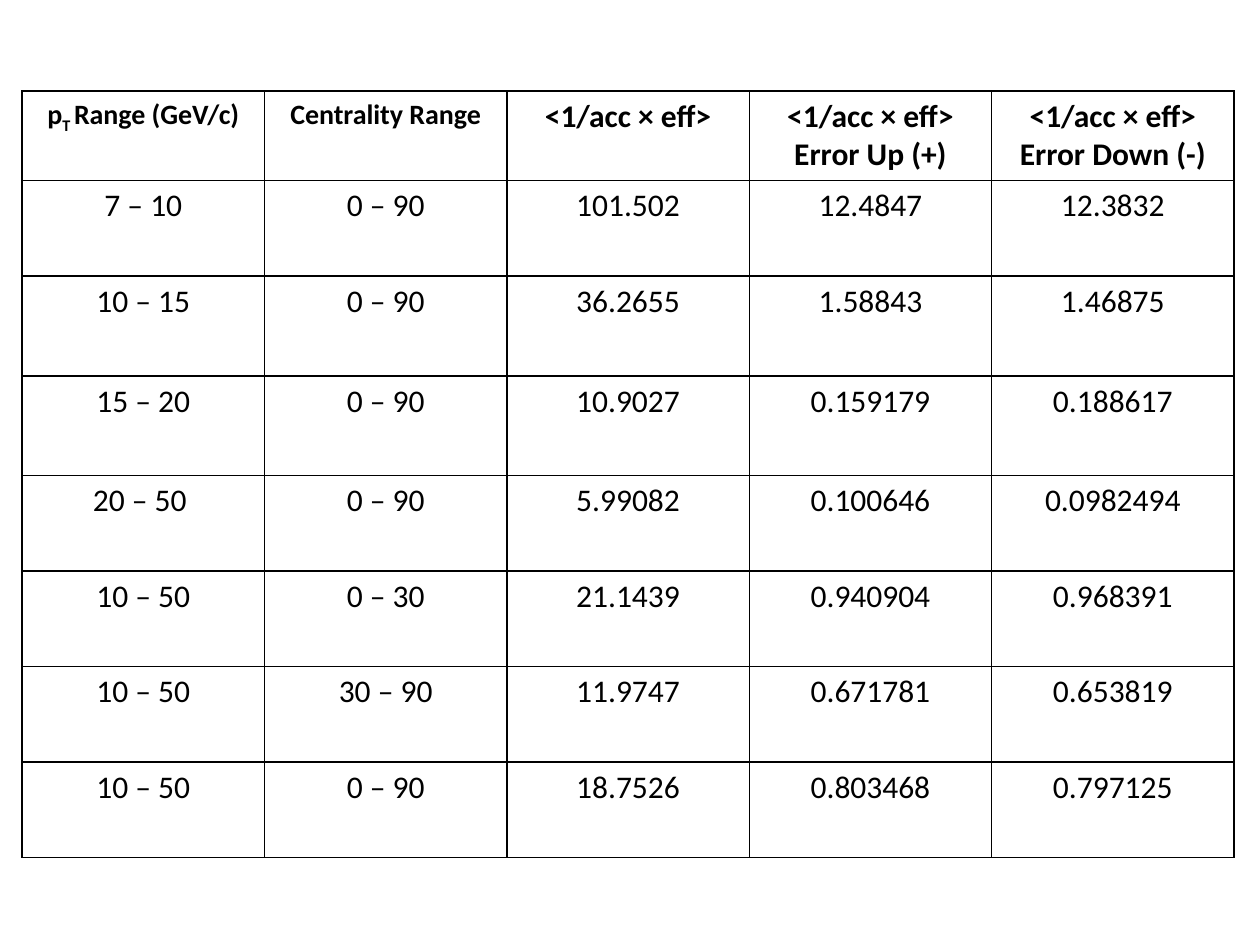
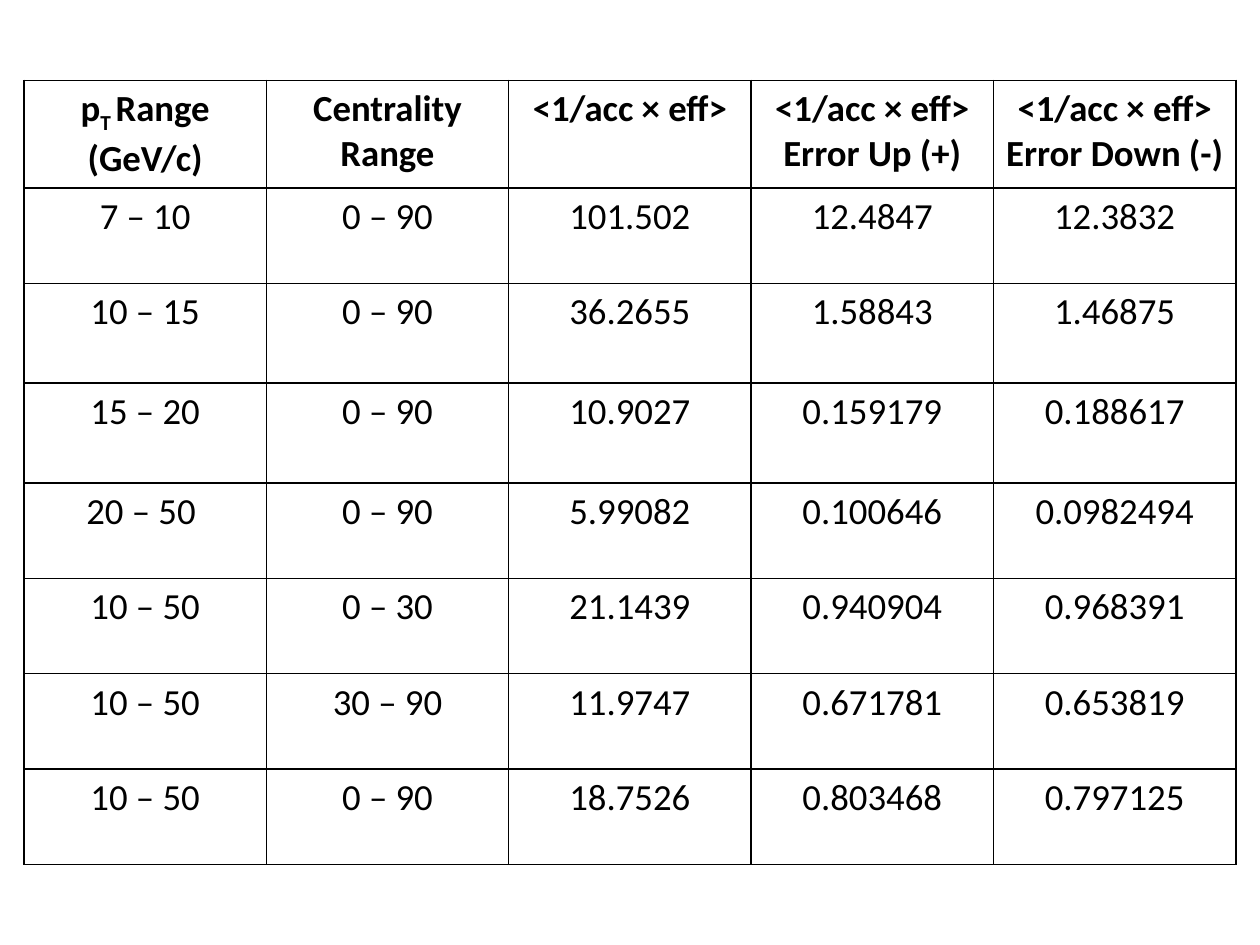
Before and after one commit to MYOMAO/GJMaterThesis, a slide deck: slide 1 of AccEff/Table/Efficiency Numerical Results .pptx. Drawn at 1260x945 pixels with LibreOffice and Linux fonts; fonts in the diff are those of the drawing. Boxes give left, top, right and bottom in pixels: in the first picture for what was removed or moved away, otherwise in the second. Text is boxed around its words. In the diff, an @@ line names an element or a change of style, - is before the commit and + after.

```diff
--- a/AccEff/Table/Efficiency Numerical Results .pptx
+++ b/AccEff/Table/Efficiency Numerical Results .pptx
@@ table at (x1=24, y1=81, x2=1234, y2=858) @@
@@ size 16 to 21 pt in "pT Range (GeV/c)", "Centrality Range" @@
@@ size 18 to 21 pt @@
@@ table resized from (x1=23, y1=91, x2=1232, y2=857) to (x1=24, y1=81, x2=1234, y2=858) @@
```
Also in this commit, not shown: 1 other file.
